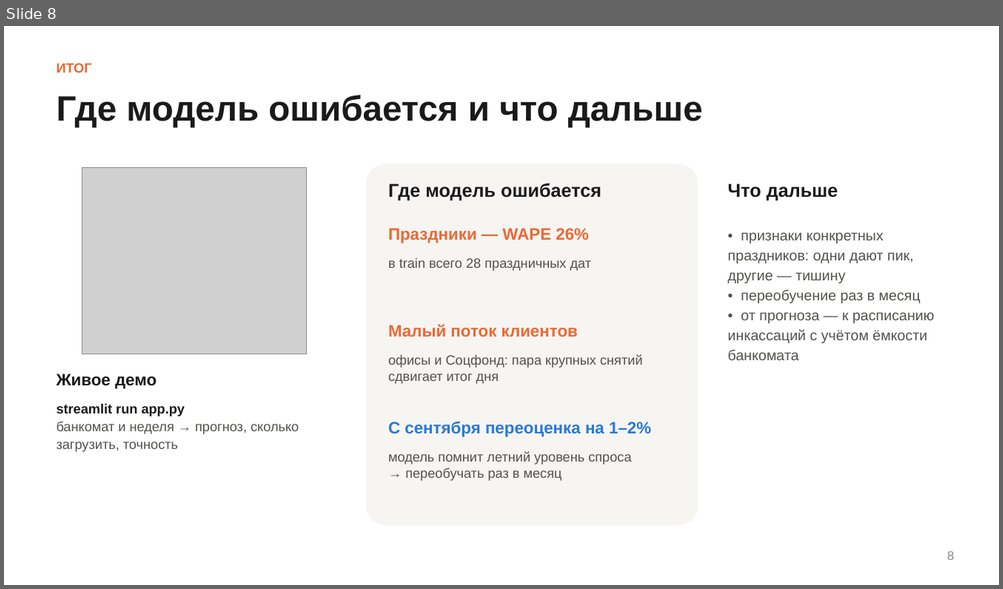
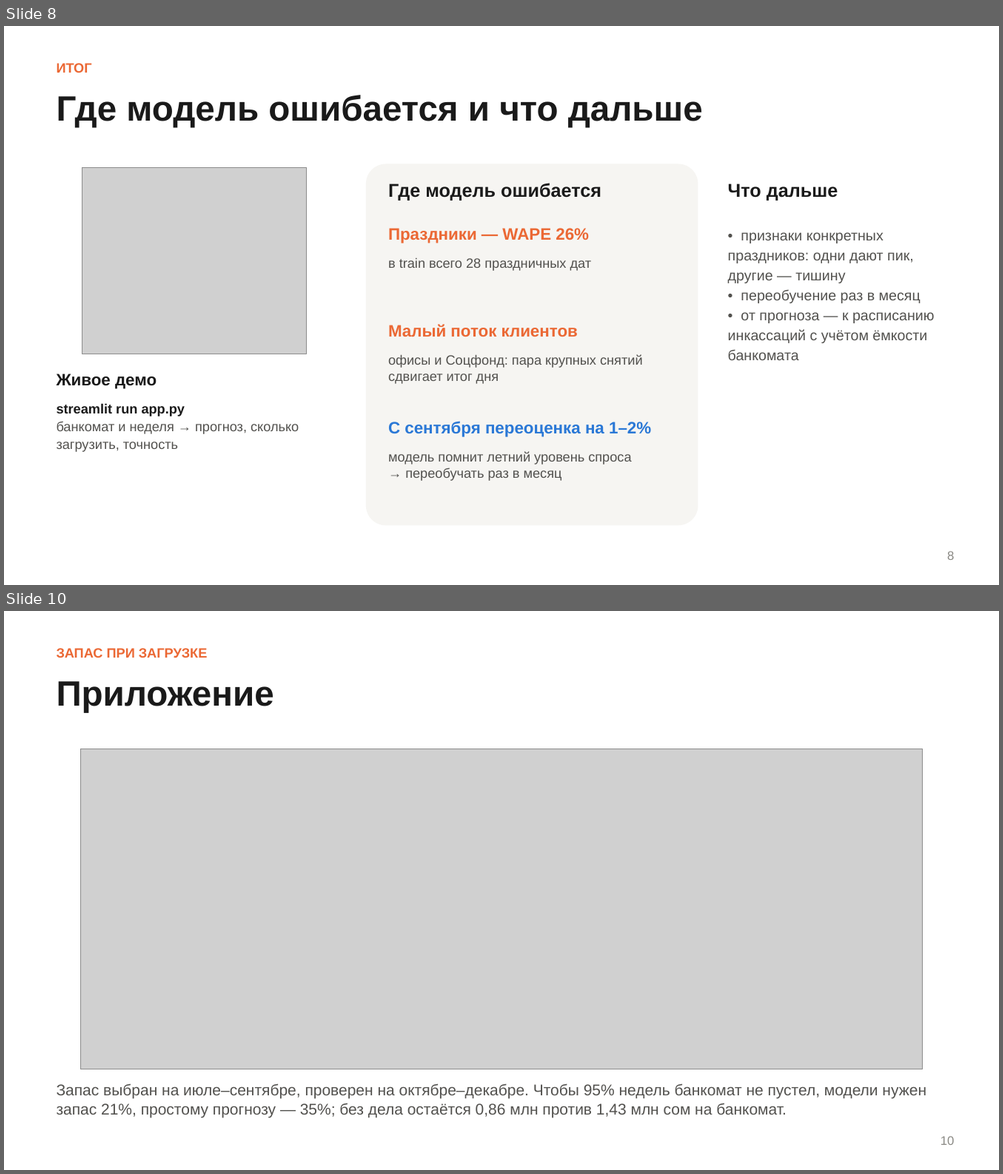
Before and after one commit to iskndrvv/atm-cash-forecast, a slide deck: reports/presentation.pptx. Shown one above the other, each under a label of ours: slide 8 before the commit, slides 8 and 10 after it; the slides between them are not shown. The pictures are 1003x589 and 1003x1174 pixels, drawn with LibreOffice and Linux fonts; fonts in the diff are those of the drawing; grey boxes stand for pictures. Boxes give left, top, right and bottom in pixels: in the first picture for what was removed or moved away, otherwise in the second. Text is boxed around its words. In the diff, an @@ line names an element or a change of style, - is before the commit and + after.

```diff
--- a/reports/presentation.pptx
+++ b/reports/presentation.pptx
@@ slide 10 added at bbox=[4, 611, 999, 1170], background #FFFFFF @@
@@ text added at bbox=[57, 648, 208, 658], 13 pt, text #EB6834, bold @@
+ЗАПАС ПРИ ЗАГРУЗКЕ
@@ text added at bbox=[57, 681, 274, 712], 34 pt, text #1A1A1A, bold @@
+Приложение
@@ picture added at bbox=[81, 749, 922, 1070] @@
@@ text added at bbox=[57, 1084, 926, 1118], 15 pt, text #52514E @@
+Запас выбран на июле–сентябре, проверен на октябре–декабре. Чтобы 95% недель банкомат не пустел, модели нужен запас 21%, простому прогнозу — 35%; без дела остаётся 0,86 млн против 1,43 млн сом на банкомат.
@@ text added at bbox=[940, 1136, 954, 1145], 12 pt, text #8A8984 @@
+10
```
Also in this commit, not shown: 1 slide changed, 1 other slide added, 1 other file.
